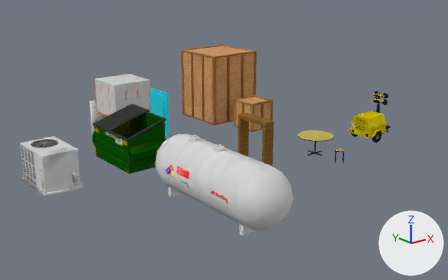
The Blender file Assets/World/C10L1/raw/C10L1_Props.blend, before and after one commit.
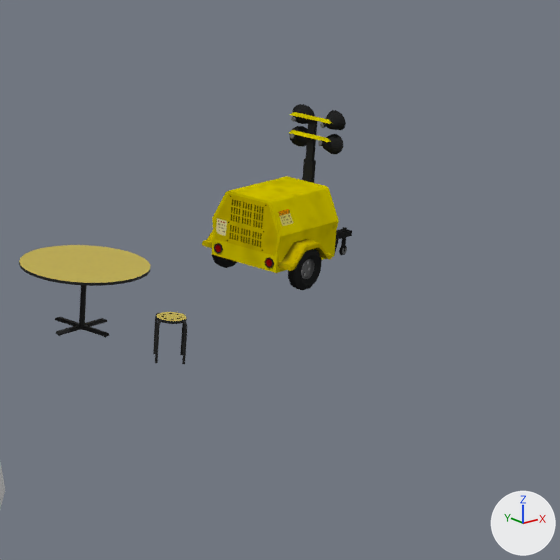
Each version is shown whole from a 50 mm lens placed at (-22.54, -25.32, 12.46), pointed at (0.73, 3.77, 0.82), then close up on the part from 65% to 100% of the width and 22% to 78% of the height. Every picture has the same lights, and +X, +Y and +Z are marked at lower right.

The first close-up shows 'CargoBay_LightTower', 'Liminal_Table_Head', 'Liminal_Table_Legs'.
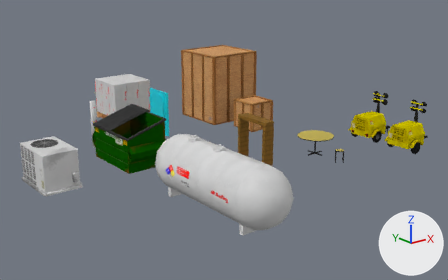
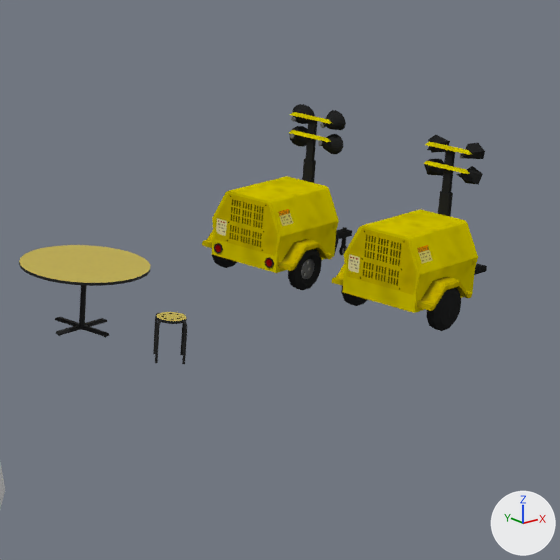
Where the newer file only moved an object's origin or applied its transform, the numbers keep the older frame.

Changed parts and their boxes (x1, y1, x2, y2) in the close-ups (560 x 560 px):
'CargoBay_LightTower_Col3', added (yellow)
    after: (342, 209, 478, 313)
'CargoBay_LightTower_Col1', added
    after: (424, 135, 487, 275)
'CargoBay_LightTower_Col4', added
    after: (417, 277, 472, 331)
'CargoBay_LightTower_Col2', added
    after: (332, 264, 368, 306)

The change, as a diff of the scene's bpy script:
```diff
--- a/Assets/World/C10L1/raw/C10L1_Props.blend.py
+++ b/Assets/World/C10L1/raw/C10L1_Props.blend.py
@@ me_cube_014 @@
+me_cube_014.from_pydata(...)  # 20 vertices, 16 faces; spans x -0.7..1.0, y -0.8..0.8, z 0.39..1.69
+me_cube_014.polygons.foreach_set('use_smooth', [True] * 16)
+me_cube_014.materials.append(mat_map_lighttower)  # picture img_uv_cargobay_lighttower_png
@@ me_cube_013 @@
+me_cube_013.from_pydata(...)  # 98 vertices, 76 faces; spans x -0.652..0.55, y 0.76..1.04, z 0.001..0.891
+me_cube_013.polygons.foreach_set('use_smooth', [True] * 76)
+me_cube_013.materials.append(mat_map_lighttower)  # picture img_uv_cargobay_lighttower_png
@@ me_cube_012 @@
+me_cube_012.from_pydata(...)  # 78 vertices, 60 faces; spans x -0.652..0.55, y -1.04..-0.76, z 0.001..0.888
+me_cube_012.polygons.foreach_set('use_smooth', [True] * 60)
+me_cube_012.materials.append(mat_map_lighttower)  # picture img_uv_cargobay_lighttower_png
@@ me_cube_011 @@
+me_cube_011.from_pydata(...)  # 103 vertices, 106 faces; spans x 0.87..2.4, y -0.76..0.76, z 0.39..3.07
+me_cube_011.polygons.foreach_set('use_smooth', [True] * 106)
+me_cube_011.materials.append(mat_map_lighttower)  # picture img_uv_cargobay_lighttower_png
@@ ob_cargobay_lighttower_col3 @@
+ob_cargobay_lighttower_col3 = bpy.data.objects.new('CargoBay_LightTower_Col3', me_cube_014)
+ob_cargobay_lighttower_col3.location = (10.0, -3.0, 0.0)
@@ ob_cargobay_lighttower_col2 @@
+ob_cargobay_lighttower_col2 = bpy.data.objects.new('CargoBay_LightTower_Col2', me_cube_013)
+ob_cargobay_lighttower_col2.location = (10.0, -3.0, 0.0)
@@ ob_cargobay_lighttower_col4 @@
+ob_cargobay_lighttower_col4 = bpy.data.objects.new('CargoBay_LightTower_Col4', me_cube_012)
+ob_cargobay_lighttower_col4.location = (10.0, -3.0, 0.0)
@@ ob_cargobay_lighttower_col1 @@
+ob_cargobay_lighttower_col1 = bpy.data.objects.new('CargoBay_LightTower_Col1', me_cube_011)
+ob_cargobay_lighttower_col1.location = (10.0, -3.0, 0.0)
```
